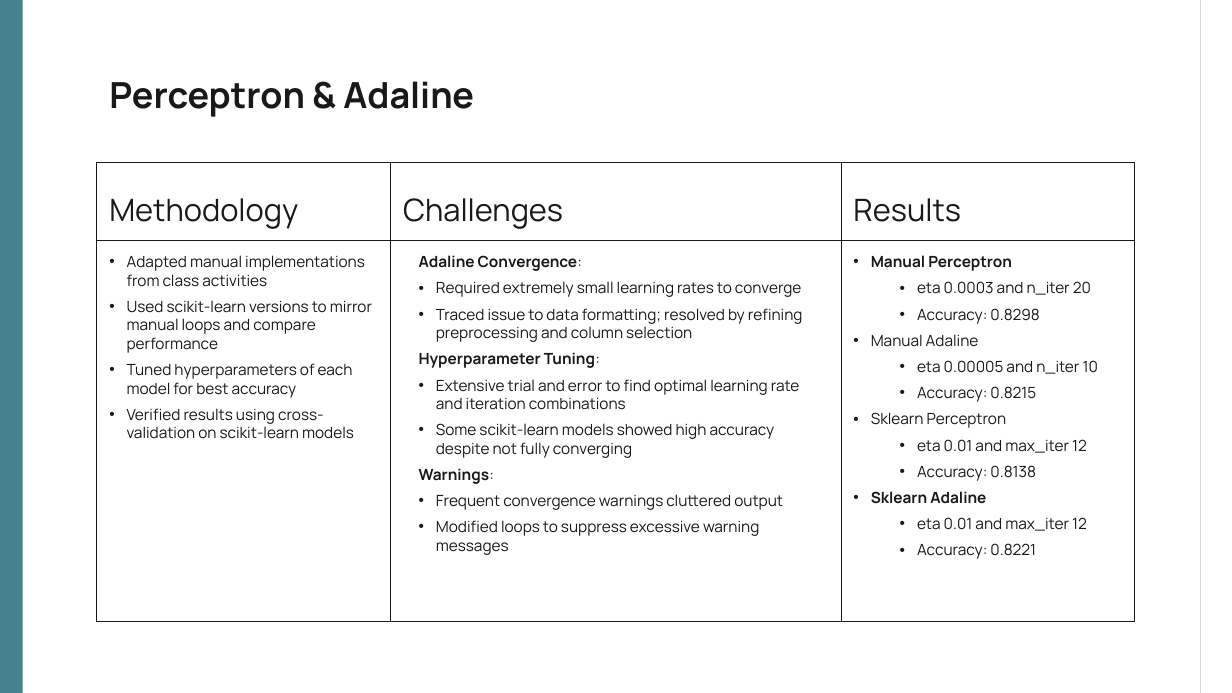
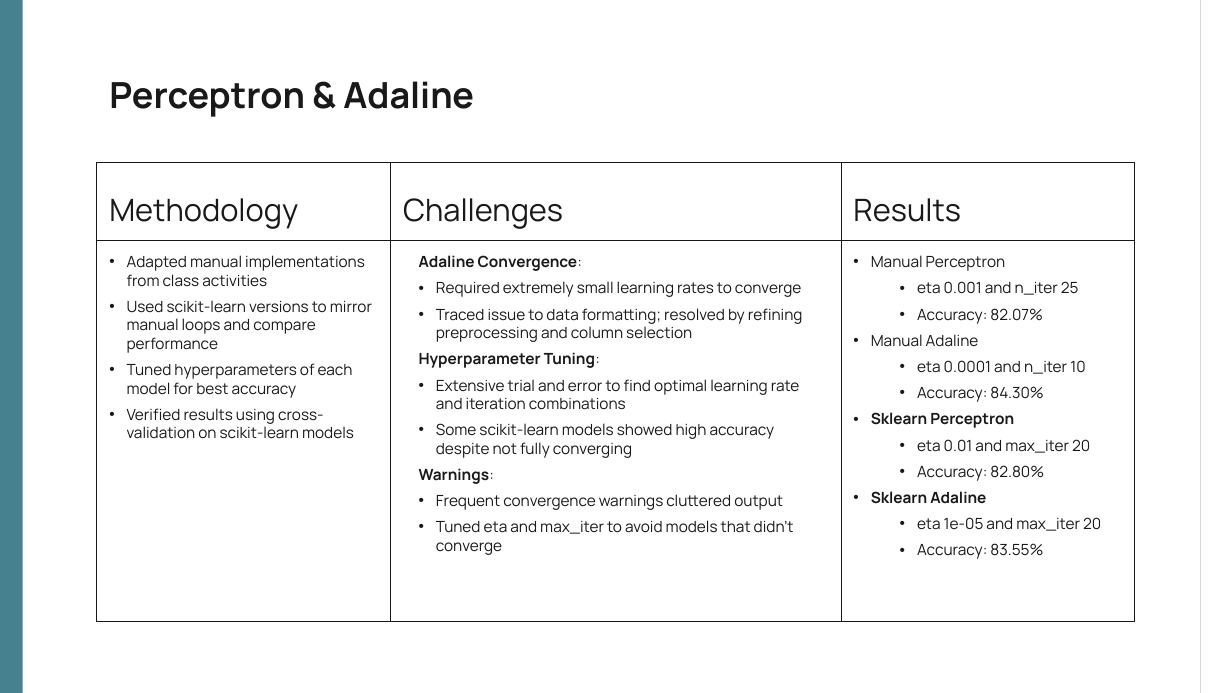
Before and after one commit to benmikeand/DASC41103_projects_team2, a slide deck: slide 6 of projects/project_1/results/Project_1_Presentation.pptx. Drawn at 1232x693 pixels with LibreOffice and Linux fonts; fonts in the diff are those of the drawing. Boxes give left, top, right and bottom in pixels: in the first picture for what was removed or moved away, otherwise in the second. Text is boxed around its words. In the diff, an @@ line names an element or a change of style, - is before the commit and + after.

```diff
--- a/projects/project_1/results/Project_1_Presentation.pptx
+++ b/projects/project_1/results/Project_1_Presentation.pptx
@@ subtitle at [871,255,1014,428]: bold off in "Manual Perceptron"; bold on in "Sklearn Perceptron" @@
@@ subtitle at [917,281,1079,324]: text changed @@
-  • eta 0.0003 and n_iter 20
-  • Accuracy: 0.8298
+  • eta 0.001 and n_iter 25
+  • Accuracy: 82.07%
@@ subtitle at [917,360,1085,402]: text changed @@
-  • eta 0.00005 and n_iter 10
-  • Accuracy: 0.8215
+  • eta 0.0001 and n_iter 10
+  • Accuracy: 84.30%
@@ subtitle at [917,439,1090,481]: text changed @@
-  • eta 0.01 and max_iter 12
-  • Accuracy: 0.8138
+  • eta 0.01 and max_iter 20
+  • Accuracy: 82.80%
@@ subtitle at [436,520,794,555]: text changed @@
-• Modified loops to suppress excessive warning messages
+• Tuned eta and max_iter to avoid models that didn’t converge
@@ subtitle at [917,517,1101,559]: text changed @@
-  • eta 0.01 and max_iter 12
-  • Accuracy: 0.8221
+  • eta 1e-05 and max_iter 20
+  • Accuracy: 83.55%
```
Also in this commit, not shown: 4 other slides changed, 1 slide added, 1 slide removed.
